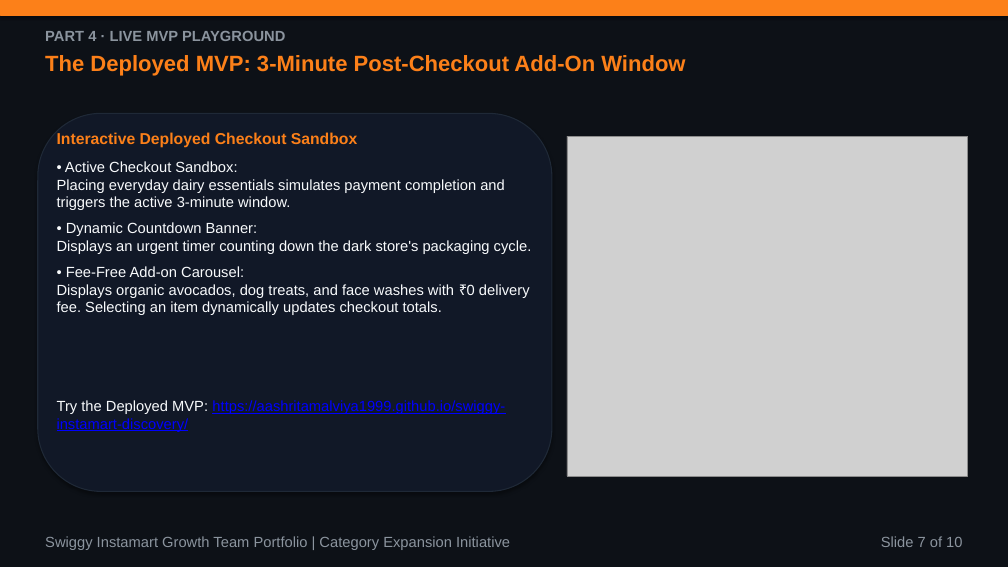
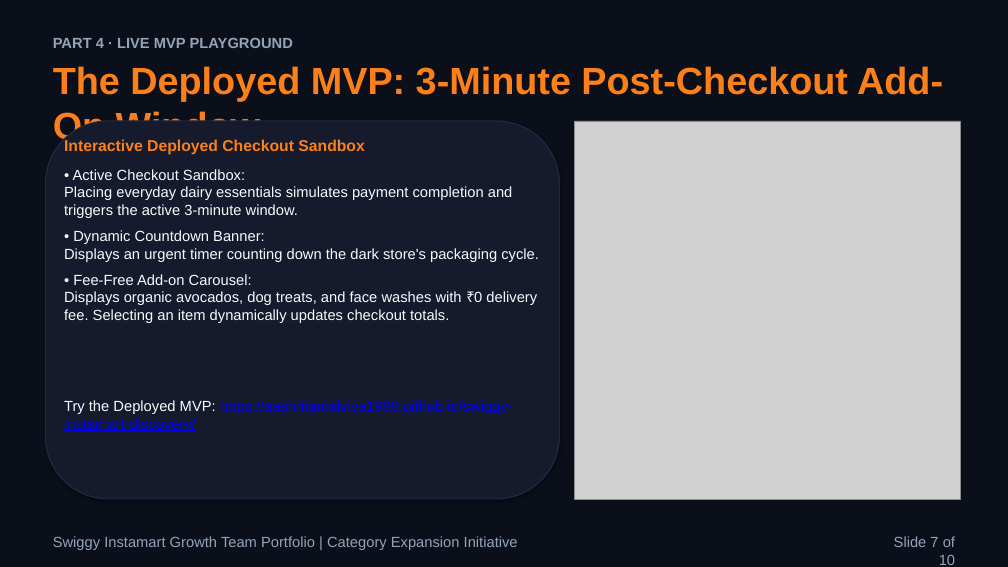
Before and after one commit to aashritamalviya1999/swiggy-instamart-discovery, a slide deck: slide 7 of docs/user_research/NL Swiggy Instamart.pptx. Drawn at 1008x567 pixels with LibreOffice and Linux fonts; fonts in the diff are those of the drawing; grey boxes stand for pictures. Boxes give left, top, right and bottom in pixels: in the first picture for what was removed or moved away, otherwise in the second. Text is boxed around its words. In the diff, an @@ line names an element or a change of style, - is before the commit and + after.

Commit message:
Redesign slide decks to adhere strictly to premium design system guidelines and font size scales

```diff
--- a/docs/user_research/NL Swiggy Instamart.pptx
+++ b/docs/user_research/NL Swiggy Instamart.pptx
@@ rectangle at [0,0,1008,567]: fill #0D1117 to #0B0F19 @@
@@ rectangle removed at [0,0,1008,15] @@
@@ text "The Deployed MVP: 3-Minute Post-Checkout ...": place and size @@
-text "The Deployed MVP: 3-Minute Post-Checkout ..." at [45,55,685,76]
+text "The Deployed MVP: 3-Minute Post-Checkout ..." at [53,66,943,147]
@@ text "The Deployed MVP: 3-Minute Post-Checkout ..." at [53,66,943,147]: size 21 to 36 pt @@
@@ text "PART 4 · LIVE MVP ...": place and size @@
-text "PART 4 · LIVE MVP ..." at [45,31,285,41]
+text "PART 4 · LIVE MVP ..." at [53,38,293,48]
@@ rounded rectangle: place and size @@
-rounded rectangle at [38,113,552,492]
+rounded rectangle at [45,121,560,499]
@@ rounded rectangle at [45,121,560,499]: fill #111827 to #151B2C; outline #1F2937 1 pt to #222B44 1 pt @@
@@ text "Interactive Deployed Checkout Sandbox": place and size @@
-text "Interactive Deployed Checkout Sandbox" at [57,132,532,315]
+text "Interactive Deployed Checkout Sandbox" at [64,139,539,323]
@@ picture: place and size @@
-picture at [567,136,968,476]
+picture at [575,121,960,499]
@@ text "Try the Deployed MVP: https://aashritamalviya1999.github.io/ ...": place and size @@
-text "Try the Deployed MVP: https://aashritamalviya1999.github.io/ ..." at [57,400,505,432]
+text "Try the Deployed MVP: https://aashritamalviya1999.github.io/ ..." at [64,400,513,432]
@@ text "Swiggy Instamart Growth Team Portfolio ...": place and size @@
-text "Swiggy Instamart Growth Team Portfolio ..." at [45,536,510,550]
+text "Swiggy Instamart Growth Team Portfolio ..." at [53,536,518,550]
@@ text colour #8B949E to #94A3B8 in 3 elements at [53,536,518,550], [53,38,293,48], [894,536,955,565] @@
```
Also in this commit, not shown: 9 other slides changed, 3 other files.
